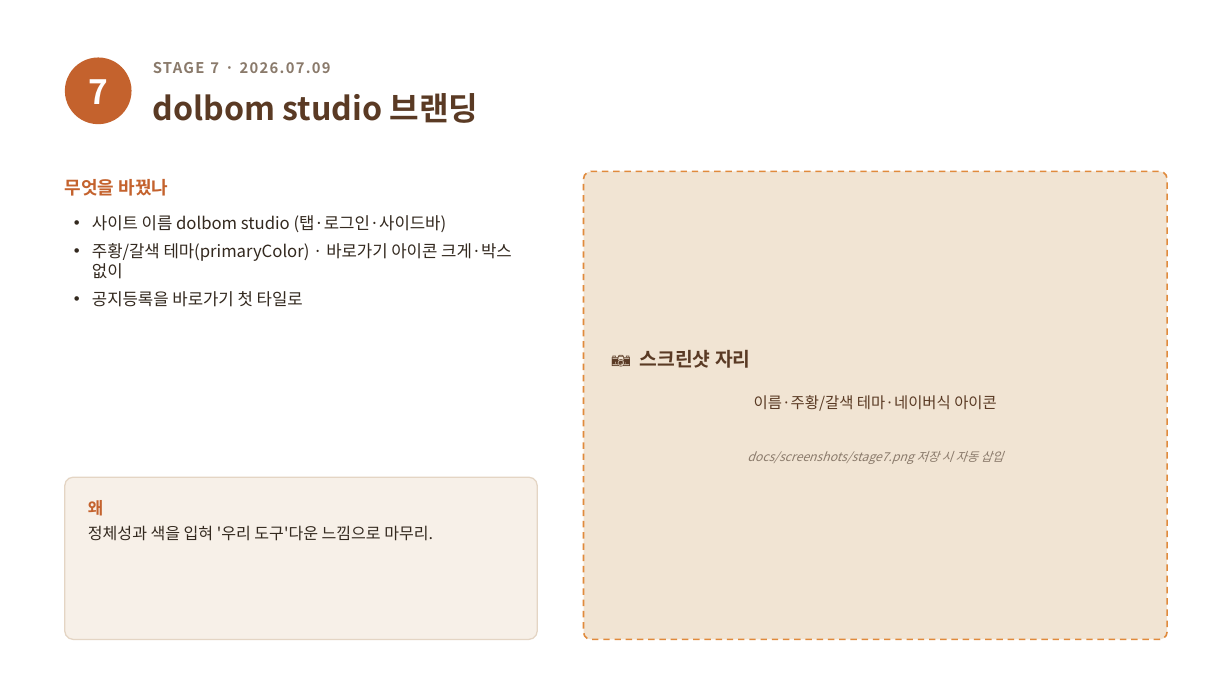
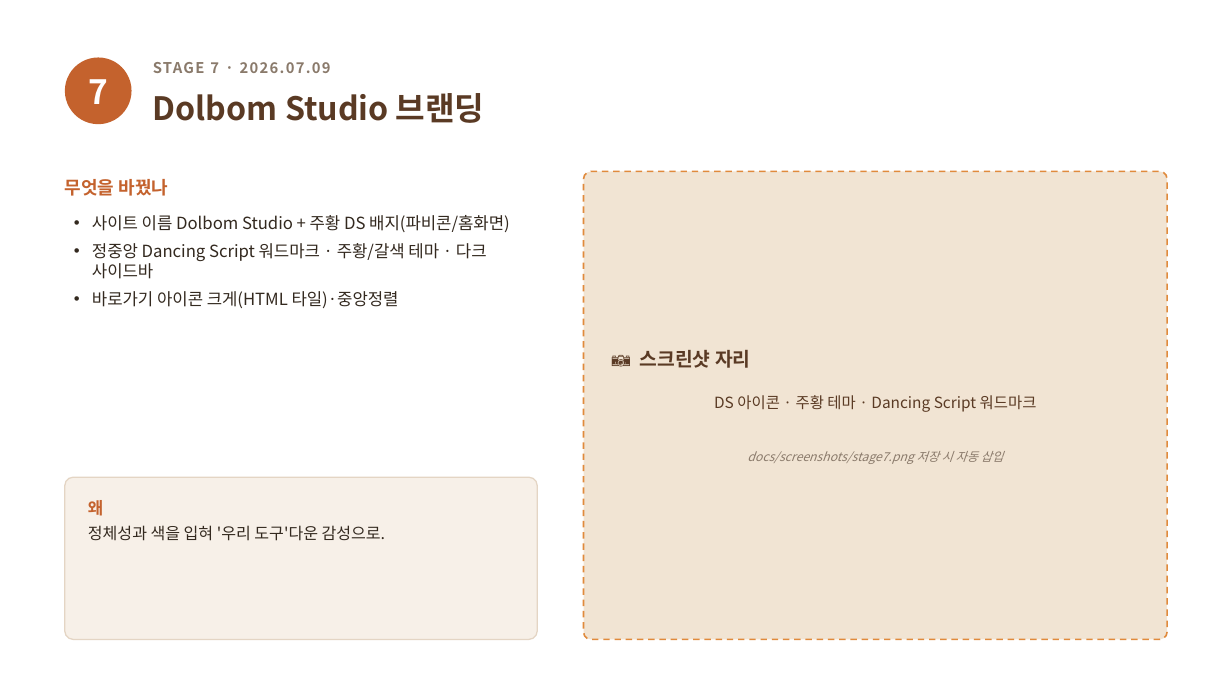
Before and after one commit to carerobot0001-pixel/carerobot-weekly-report, a slide deck: slide 12 of docs/dolbom_studio_소개.pptx. Drawn at 1232x695 pixels with LibreOffice and Linux fonts; fonts in the diff are those of the drawing. Boxes give left, top, right and bottom in pixels: in the first picture for what was removed or moved away, otherwise in the second. Text is boxed around its words. In the diff, an @@ line names an element or a change of style, - is before the commit and + after.

Commit message:
폰 문제 2건 수정 + 문서 갱신
- 자동 로그인: Safari에서 앱 iframe의 localStorage 접근 불가 → localStorage/버튼/체크박스 제거.
  로그인 유지는 ?uid&tok URL 토큰으로, '홈 화면에 추가'하면 자동 로그인(안내 문구 추가).
- 사업단 일정: 임베드 달력이 구글 로그인 벽을 띄움 → 서비스계정으로 읽은 '일정 목록'을 기본(누구나 보임),
  큰 달력(구글 임베드)은 접이식으로.
- docs: 설계 MD 전면 갱신(계정 로그인·브랜딩·모바일/PWA), 소개 PPT에 Stage 7·8 추가·재생성(14슬라이드).

```diff
--- a/docs/dolbom_studio_소개.pptx
+++ b/docs/dolbom_studio_소개.pptx
@@ text at [153,93,485,123]: text changed @@
-dolbom studio 브랜딩
+Dolbom Studio 브랜딩
@@ text at [92,215,510,308]: text changed @@
-• 사이트 이름 dolbom studio (탭·로그인·사이드바)
-• 주황/갈색 테마(primaryColor) · 바로가기 아이콘 크게·박스 없이
-• 공지등록을 바로가기 첫 타일로
+• 사이트 이름 Dolbom Studio + 주황 DS 배지(파비콘/홈화면)
+• 정중앙 Dancing Script 워드마크 · 주황/갈색 테마 · 다크 사이드바
+• 바로가기 아이콘 크게(HTML 타일)·중앙정렬
@@ text at [714,395,1037,412]: text changed @@
-이름·주황/갈색 테마·네이버식 아이콘
+DS 아이콘 · 주황 테마 · Dancing Script 워드마크
@@ text at [88,525,386,541]: text changed @@
-정체성과 색을 입혀 '우리 도구'다운 느낌으로 마무리.
+정체성과 색을 입혀 '우리 도구'다운 감성으로.
```
Also in this commit, not shown: 3 other slides changed, 1 slide added, 4 other files.
